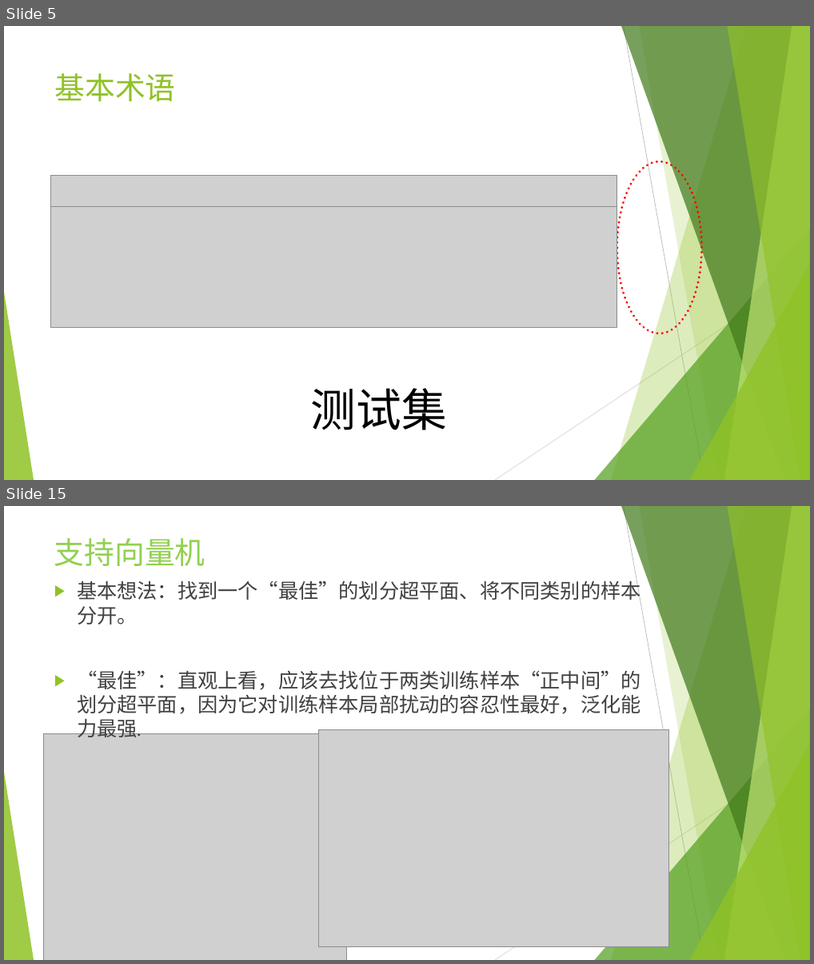
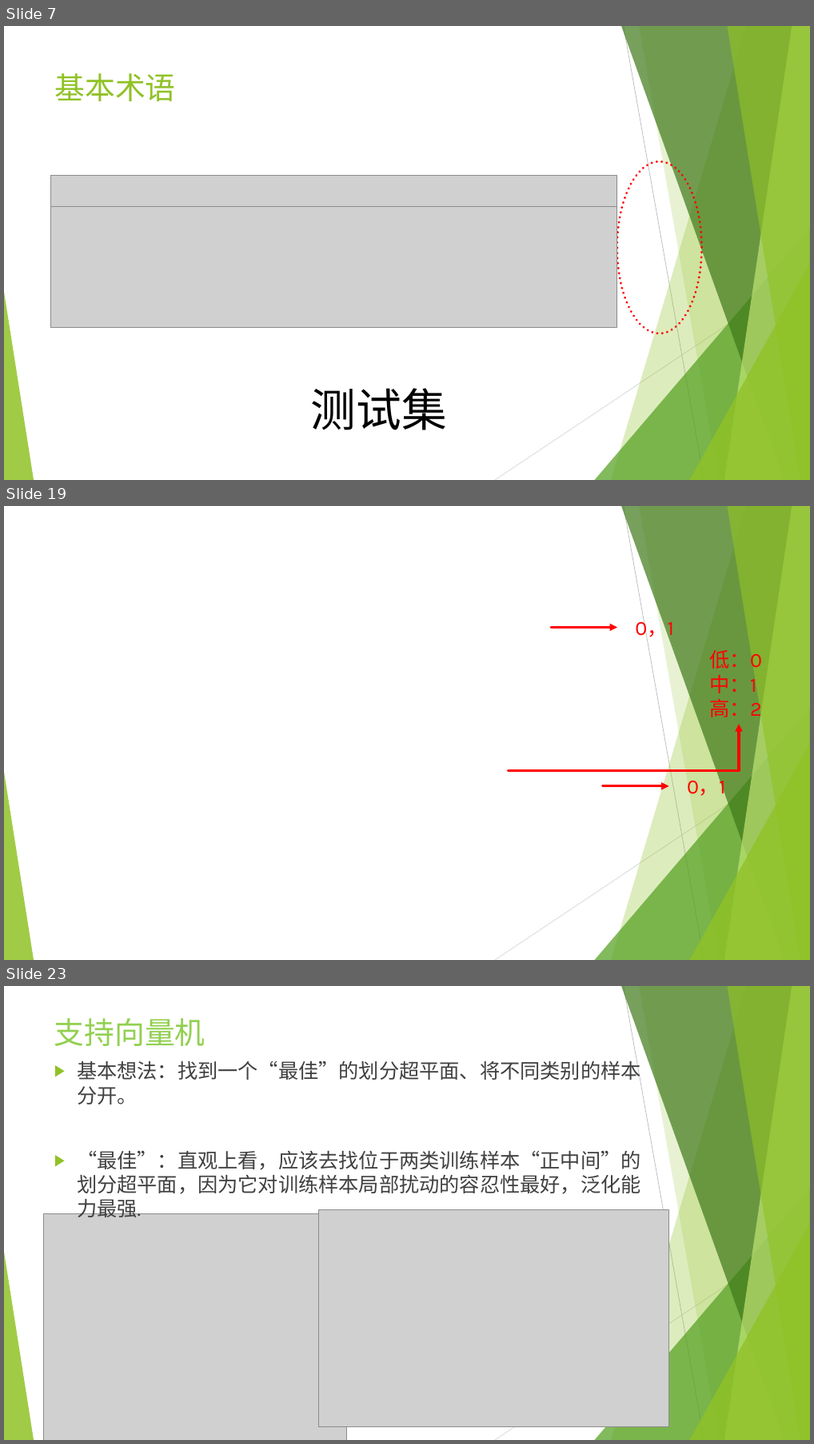
Before and after one commit to icsnju/I2EC, a slide deck: Finance/机器学习在金融行业的应用.pptx. Shown one above the other, each under a label of ours: slides 5 and 15 before the commit, slides 7, 19 and 23 after it; the slides between them are not shown. The pictures are 814x964 and 814x1444 pixels, drawn with LibreOffice and Linux fonts; fonts in the diff are those of the drawing; grey boxes stand for pictures; background and template pictures are left out. Boxes give left, top, right and bottom in pixels: in the first picture for what was removed or moved away, otherwise in the second. Text is boxed around its words. In the diff, an @@ line names an element or a change of style, - is before the commit and + after.

```diff
--- a/Finance/机器学习在金融行业的应用.pptx
+++ b/Finance/机器学习在金融行业的应用.pptx
@@ slide 19 added at (4, 506, 810, 960), background picture (left out); not listed: 10 template elements that a slide beside it also shows @@
@@ text added at (635, 616, 674, 640), 24 pt, text #FF0000 @@
+0，1
@@ arrow added from (551, 627) to (618, 627), #FF0000 3 pt @@
@@ text added at (710, 650, 762, 721), 24 pt, text #FF0000 @@
+低：0
+中：1
+高：2
@@ elbow arrow added from (509, 771) to (740, 724), #FF0000 3 pt @@
@@ arrow added from (603, 786) to (670, 786), #FF0000 3 pt @@
@@ text added at (687, 776, 726, 796), 24 pt, text #FF0000 @@
+0，1
@@ what was slide 5 is now slide 7 @@
@@ what was slide 15 is now slide 23 @@
```
Also in this commit, not shown: 3 slides changed, 14 other slides added, 9 slides removed.
